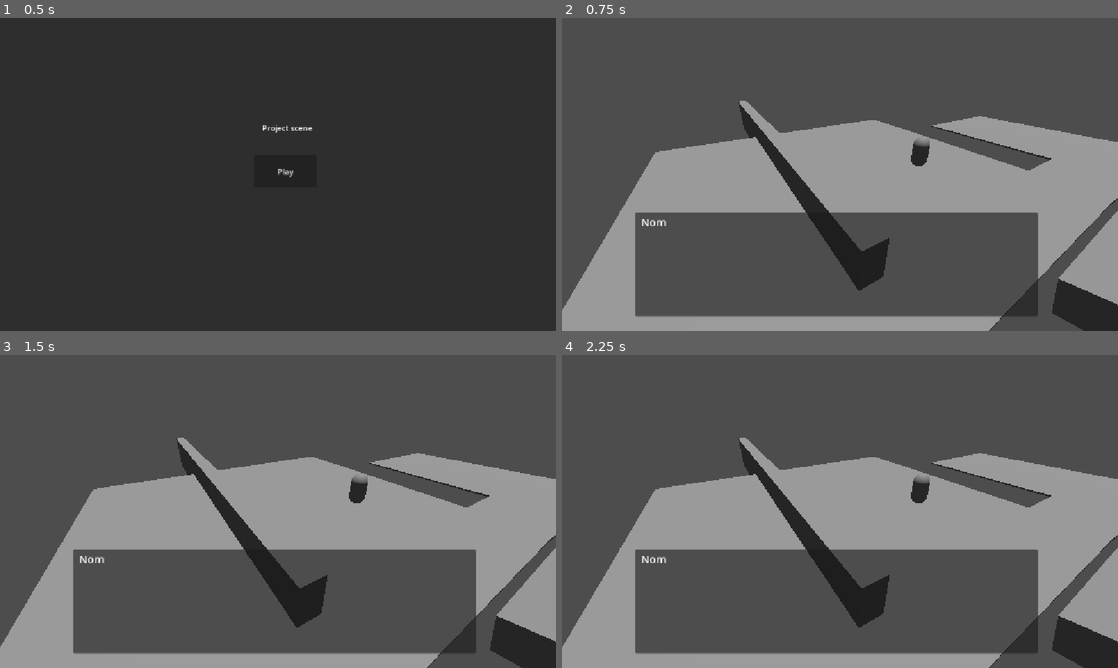
Above: before the commit, frames 1-4 (two rows, left to right).
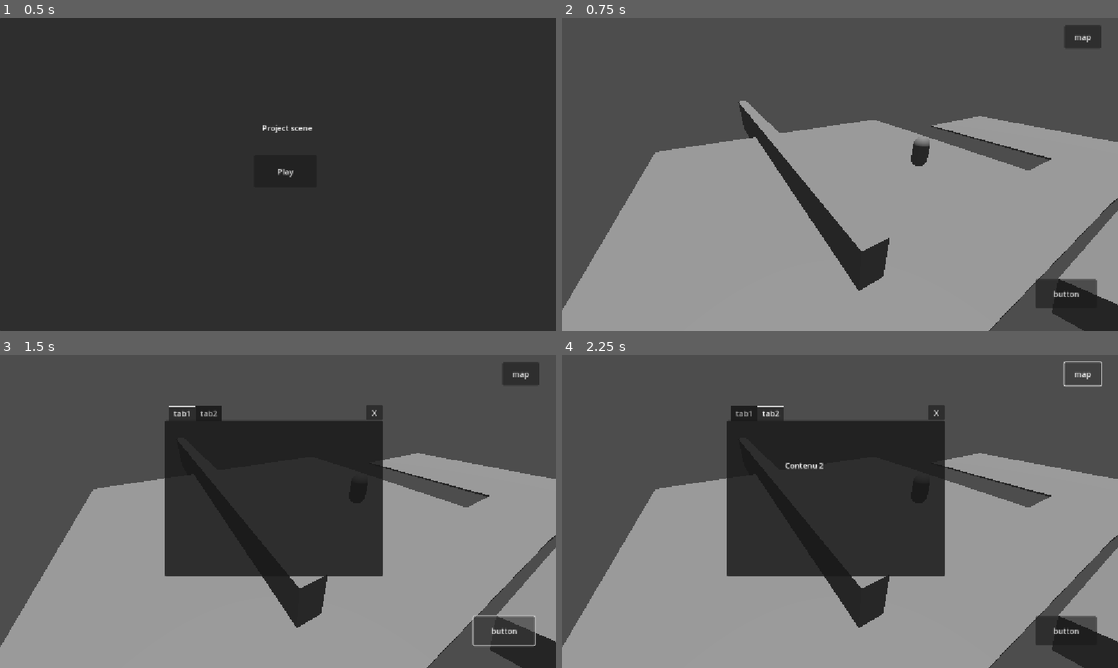
Above: after the commit, the same moments.

Repository: MateoChicano/Journey-starts-here
Game: Godot game, scene res://scenes/Menus/title_screen.tscn
Same seed, same stepped clock (60 frames per second), same inputs: the game is played once before the commit and once after it.
Inputs (mouse positions are in pixels of both pictures, inside the frame that each line leads up to):
- Up to frame 1 (0.5 s): no input
- Up to frame 2 (0.75 s): click "Play" at 0.5 s
- Up to frame 3 (1.5 s): click (505, 630) at 1.25 s, where only the run after the commit has a clickable "button"
- Up to frame 4 (2.25 s): click (1084, 373) at 2 s, where only the run after the commit has a clickable "map"

Frame 1 is identical in both runs. In frame 2, 24% of the frame differs, in the area x 13-97%, y 2-96%; in frame 3, 39%; in frame 4, 39%.
Error before the commit: Parse Error: Could not parse global class "npc" from "res://scripts/Characters/npc.gd". (res://scripts/Characters/player.gd:74)

Commit message:
il est de reotur

Diff:
--- a/journey-start-here/scripts/Characters/Dialogs.json
+++ b/journey-start-here/scripts/Characters/Dialogs.json
@@ -0,0 +1,4 @@
+{
+    "name":"mec chokabr",
+    "Dialog":"Je suis de retour salopard"
+ }
--- a/journey-start-here/scripts/Characters/npc.gd
+++ b/journey-start-here/scripts/Characters/npc.gd
@@ -1,13 +1,13 @@
 class_name npc extends CharacterBody3D
 
 @export var npc_name : String = "name"
-var dialog : String =
-
-
 
 func _ready() -> void:
 	get_child(3).hide()
-	get_node("Text_box/Dialog").text = self.dialog
+	loadDialog("res://scripts/Characters/Dialogs.json")
+
+func loadDialog(path : String) -> void :
+	var file : FileAccess = FileAccess.open(path, FileAccess.READ)
 
 func displayDialog() -> void :
 
